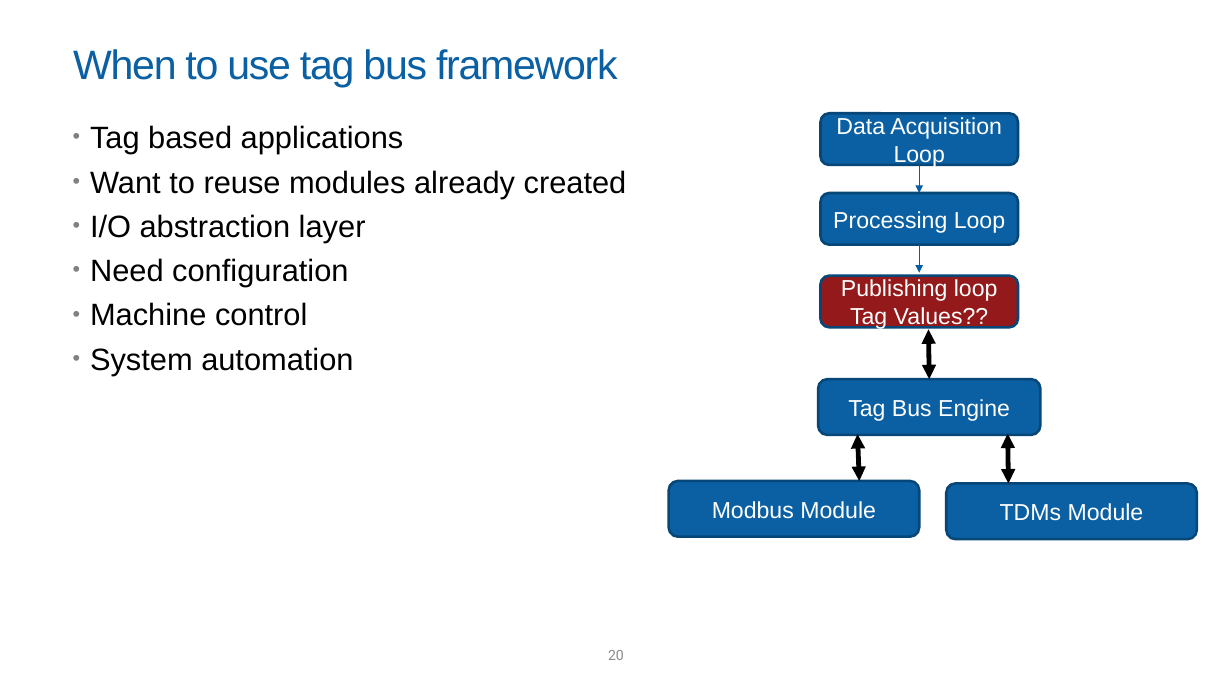
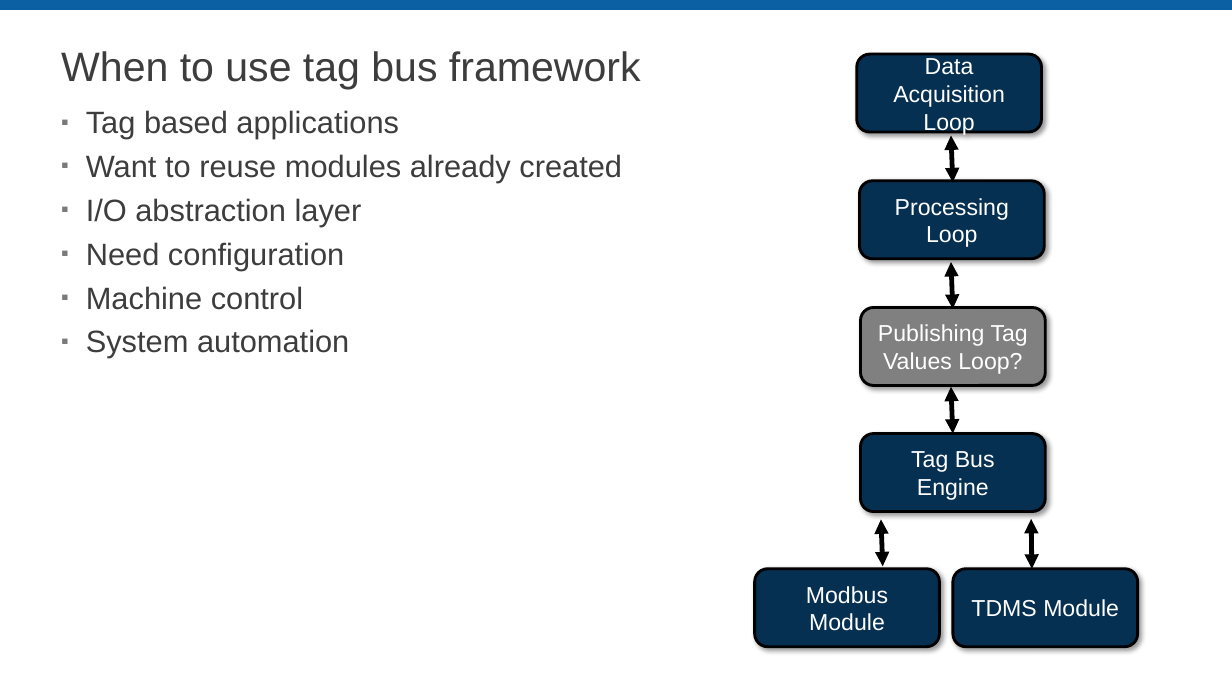
Before and after one commit to LabVIEW-DCAF/Documentation, a slide deck: slide 20 of Trunk/Presentations/A_Introduction to DCAF.pptx. Drawn at 1232x693 pixels with LibreOffice and Linux fonts; fonts in the diff are those of the drawing; background and template pictures are left out. Boxes give left, top, right and bottom in pixels: in the first picture for what was removed or moved away, otherwise in the second. Text is boxed around its words. In the diff, an @@ line names an element or a change of style, - is before the commit and + after.

```diff
--- a/Trunk/Presentations/A_Introduction to DCAF.pptx
+++ b/Trunk/Presentations/A_Introduction to DCAF.pptx
@@ rectangle added at (x1=0, y1=0, x2=1232, y2=10), fill #0A60A3 @@
@@ title "When to use tag bus ..." moved from (x1=73, y1=49, x2=618, y2=87) to (x1=61, y1=51, x2=641, y2=89) @@
@@ title "When to use tag bus ..." at (x1=61, y1=51, x2=641, y2=89): text colour #0A60A3 to #3D3D3D, letter spacing -1 to 0 pt; line spacing 1 to 0.9 @@
@@ rounded rectangle "Data Acquisition Loop" resized from (x1=821, y1=114, x2=1019, y2=165) to (x1=857, y1=55, x2=1042, y2=132) @@
@@ text "Tag based applications" moved from (x1=90, y1=125, x2=627, y2=375) to (x1=86, y1=110, x2=622, y2=358) @@
@@ text "Tag based applications" at (x1=86, y1=110, x2=622, y2=358): text colour #000000 to #3D3D3D; bullet • to ▪; bullet colour #808080 to #7A7A7A @@
@@ double arrow added from (951, 136) to (953, 182), #000000 3.75 pt @@
@@ rounded rectangle "Processing Loop" resized from (x1=821, y1=193, x2=1019, y2=245) to (x1=860, y1=181, x2=1044, y2=259) @@
@@ arrow moved from (920, 165) - (920, 193) to (943, 181) - (943, 209) @@
@@ arrow (943, 181) - (943, 209): stroke #065EA3 0.75 pt to #0A60A3 0.5 pt @@
@@ arrow moved from (920, 245) - (920, 273) to (951, 262) - (953, 309) @@
@@ arrow (951, 262) - (953, 309): arrow to double arrow; stroke #065EA3 0.75 pt to #000000 3.75 pt @@
@@ rounded rectangle "Publishing Tag Values Loop?" resized from (x1=821, y1=275, x2=1019, y2=327) to (x1=860, y1=308, x2=1045, y2=385) @@
@@ rounded rectangle "Publishing Tag Values Loop?" at (x1=860, y1=308, x2=1045, y2=385): fill #93191A to #808080; outline #074779 2 pt to #000000 2.25 pt; shadow on @@
@@ text in rounded rectangle at (x1=878, y1=324, x2=1028, y2=374): text changed @@
-Publishing loop Tag Values??
+Publishing Tag Values Loop?
@@ double arrow moved from (929, 330) - (930, 379) to (951, 387) - (953, 433) @@
@@ rounded rectangle "Tag Bus Engine" resized from (x1=818, y1=379, x2=1041, y2=434) to (x1=860, y1=433, x2=1045, y2=511) @@
@@ double arrow moved from (858, 434) - (860, 481) to (881, 519) - (883, 567) @@
@@ double arrow moved from (1008, 433) - (1008, 483) to (1031, 519) - (1032, 569) @@
@@ fill #0A60A3 to #053052; outline #074779 2 pt to #000000 2.25 pt; shadow on in 5 elements at (x1=860, y1=181, x2=1044, y2=259), (x1=857, y1=55, x2=1042, y2=132), (x1=860, y1=433, x2=1045, y2=511), (x1=953, y1=569, x2=1138, y2=647), (x1=755, y1=569, x2=940, y2=647) @@
@@ rounded rectangle "Modbus Module" resized from (x1=669, y1=481, x2=920, y2=536) to (x1=755, y1=569, x2=940, y2=647) @@
@@ rounded rectangle "TDMS Module" resized from (x1=946, y1=483, x2=1197, y2=539) to (x1=953, y1=569, x2=1138, y2=647) @@
@@ text in rounded rectangle at (x1=971, y1=599, x2=1119, y2=617): text changed @@
-TDMs Module
+TDMS Module
@@ page number removed at (x1=608, y1=650, x2=624, y2=660) @@
-20
```
Also in this commit, not shown: 26 other slides changed, 2 other files.
